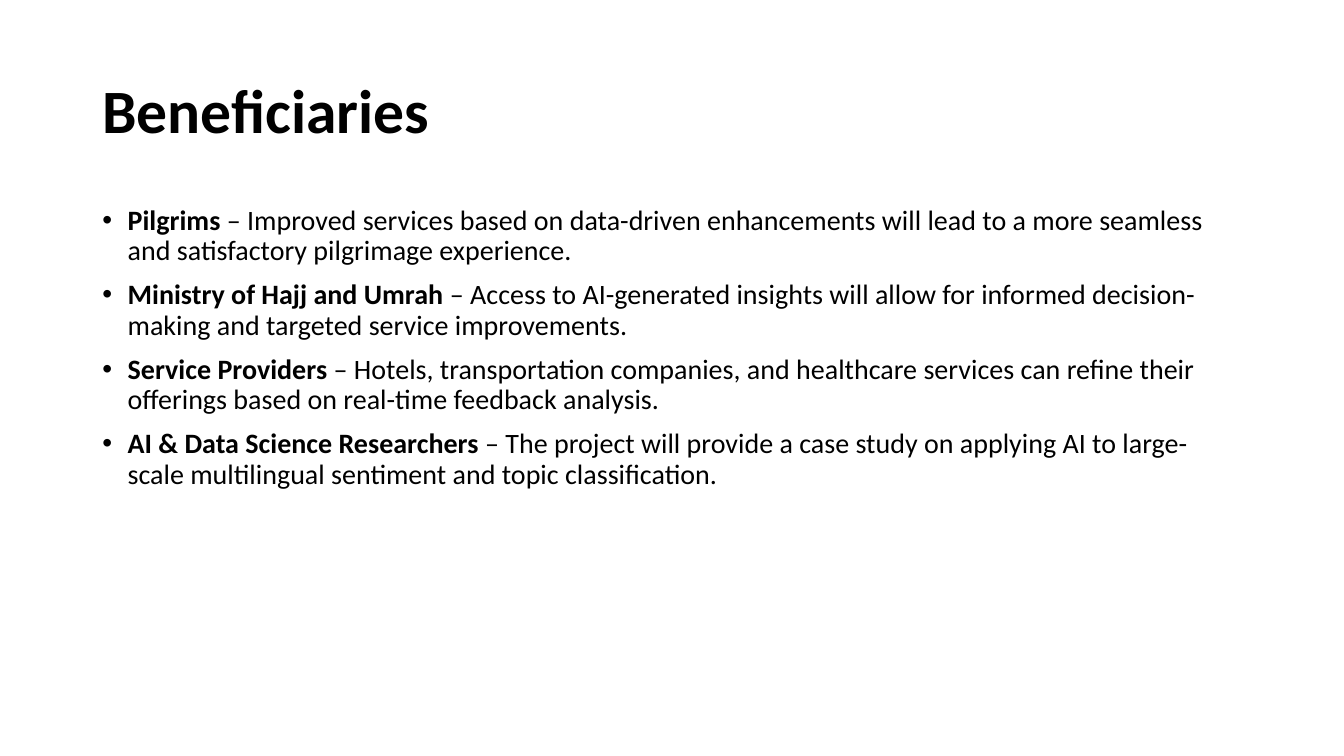
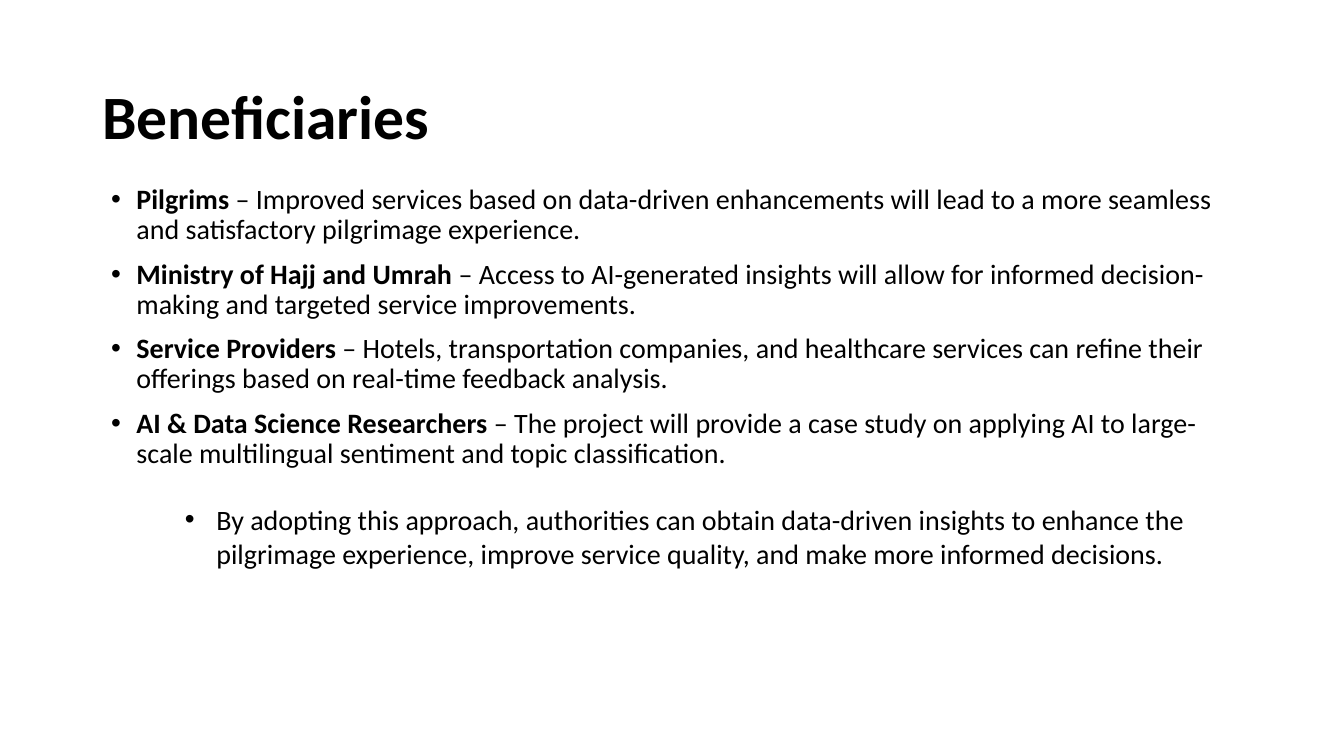
Before and after one commit to AllanDS-coder/pilgrim-sentiment-analysis, a slide deck: slide 5 of AI-Driven Analysis of Pilgrim Experiences Enhancing Hajj and Umrah Services Through Smart Data Insigh.pptx (slide 4 before the commit). Drawn at 1344x756 pixels with LibreOffice and Linux fonts; fonts in the diff are those of the drawing; background and template pictures are left out. Boxes give left, top, right and bottom in pixels: in the first picture for what was removed or moved away, otherwise in the second. Text is boxed around its words. In the diff, an @@ line names an element or a change of style, - is before the commit and + after.

```diff
--- a/AI-Driven Analysis of Pilgrim Experiences Enhancing Hajj and Umrah Services Through Smart Data Insigh.pptx
+++ b/AI-Driven Analysis of Pilgrim Experiences Enhancing Hajj and Umrah Services Through Smart Data Insigh.pptx
@@ title "Beneficiaries": place and size @@
-title "Beneficiaries" at bbox=[102, 89, 429, 134]
+title "Beneficiaries" at bbox=[102, 95, 429, 140]
@@ text "Pilgrims – Improved services based ...": place and size @@
-text "Pilgrims – Improved services based ..." at bbox=[128, 210, 1202, 489]
+text "Pilgrims – Improved services based ..." at bbox=[136, 189, 1211, 468]
@@ text added at bbox=[216, 510, 1183, 569], 20 pt, text #000000 @@
+• By adopting this approach, authorities can obtain data-driven insights to enhance the pilgrimage experience, improve service quality, and make more informed decisions.
```
Also in this commit, not shown: 11 other slides changed, 38 slides added, 3 slides removed, 1 other file.
